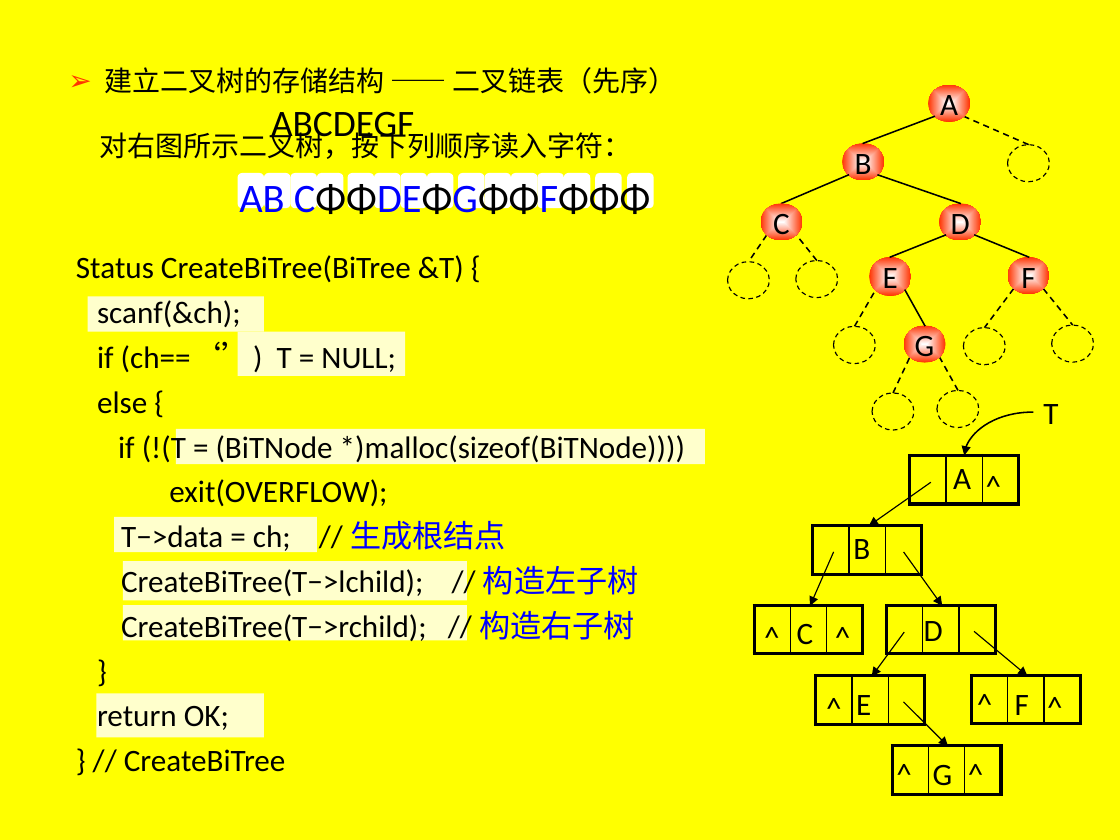
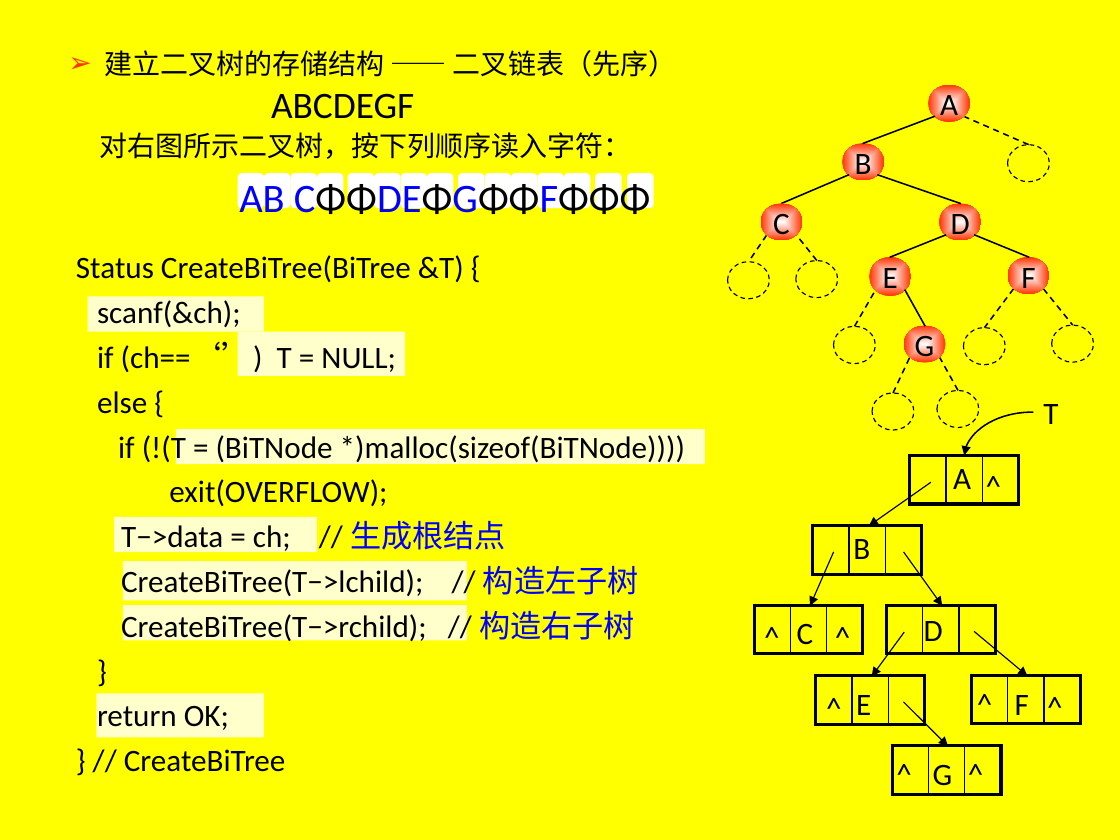
Before and after one commit to edu2act/course-datastructure, a slide deck: slide 82 of materials/slides/ds6.pptx (slide 81 before the commit). Drawn at 1120x840 pixels with LibreOffice and Linux fonts; fonts in the diff are those of the drawing. Boxes give left, top, right and bottom in pixels: in the first picture for what was removed or moved away, otherwise in the second. Text is boxed around its words. In the diff, an @@ line names an element or a change of style, - is before the commit and + after.

```diff
--- a/materials/slides/ds6.pptx
+++ b/materials/slides/ds6.pptx
@@ text "建立二叉树的存储结构 —— 二叉链表（先序）": place and size @@
-text "建立二叉树的存储结构 —— 二叉链表（先序）" at box(104, 67, 677, 94)
+text "建立二叉树的存储结构 —— 二叉链表（先序）" at box(104, 50, 677, 77)
@@ text "ABCDEGF" rewrapped from box(271, 111, 414, 146) to box(271, 93, 414, 119) @@
```
Also in this commit, not shown: 123 other slides changed, 1 slide added, 17 other files.
